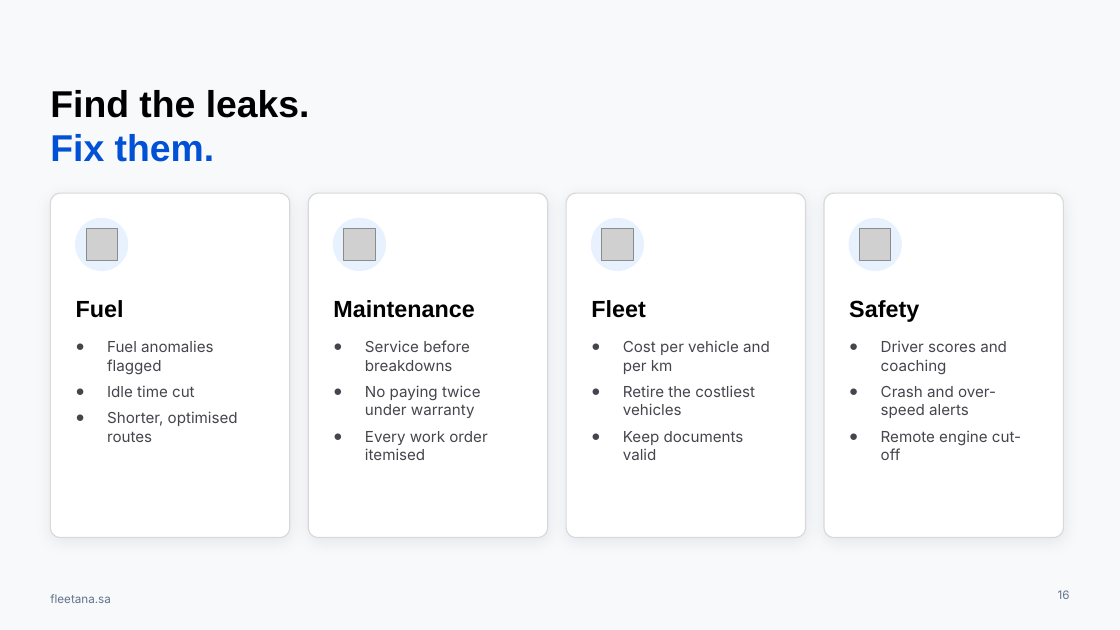
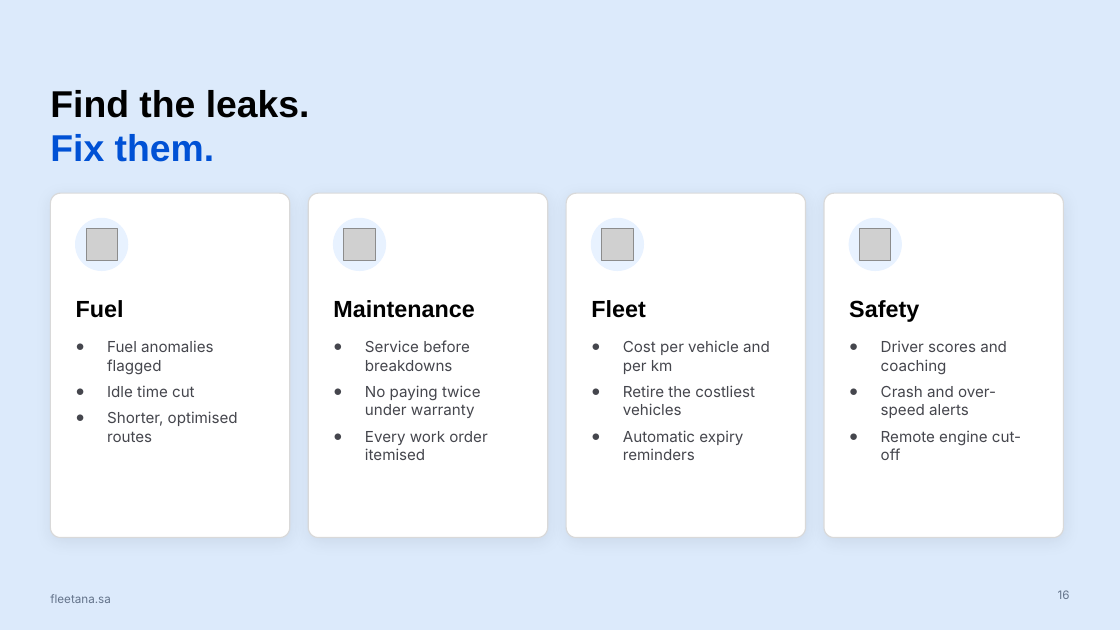
Before and after one commit to AbdallahDaban/Claude, a slide deck: slide 16 of fleetana-launch/brand/profile/Fleetana-Company-Profile-EN.pptx. Drawn at 1120x630 pixels with LibreOffice and Linux fonts; fonts in the diff are those of the drawing; grey boxes stand for pictures; background and template pictures are left out. Boxes give left, top, right and bottom in pixels: in the first picture for what was removed or moved away, otherwise in the second. Text is boxed around its words. In the diff, an @@ line names an element or a change of style, - is before the commit and + after.

```diff
--- a/fleetana-launch/brand/profile/Fleetana-Company-Profile-EN.pptx
+++ b/fleetana-launch/brand/profile/Fleetana-Company-Profile-EN.pptx
@@ background #F7F9FB to #DCEAFB @@
@@ text at [623, 430, 743, 460]: text changed @@
-● Keep documents valid
+● Automatic expiry reminders
```
Also in this commit, not shown: 8 other slides changed, 7 other files.
